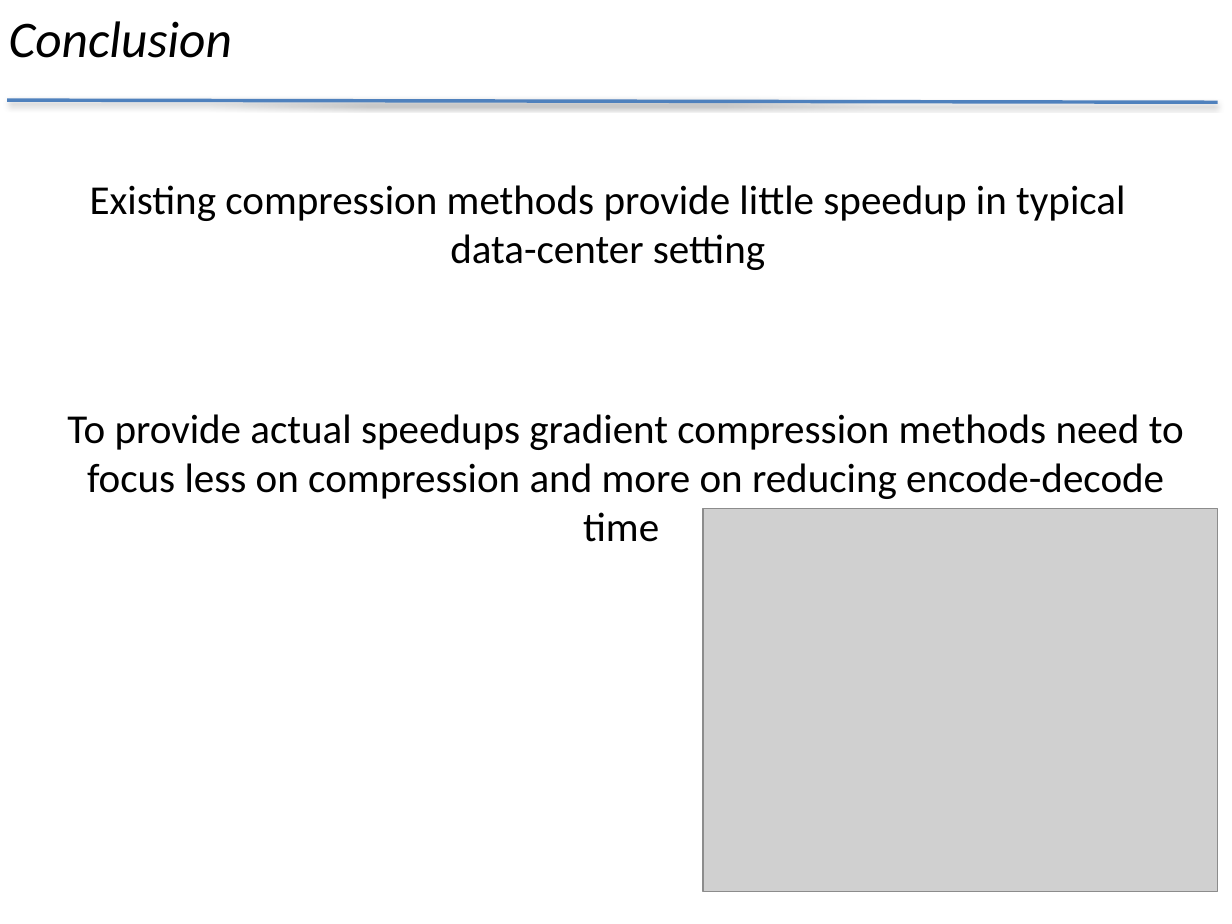
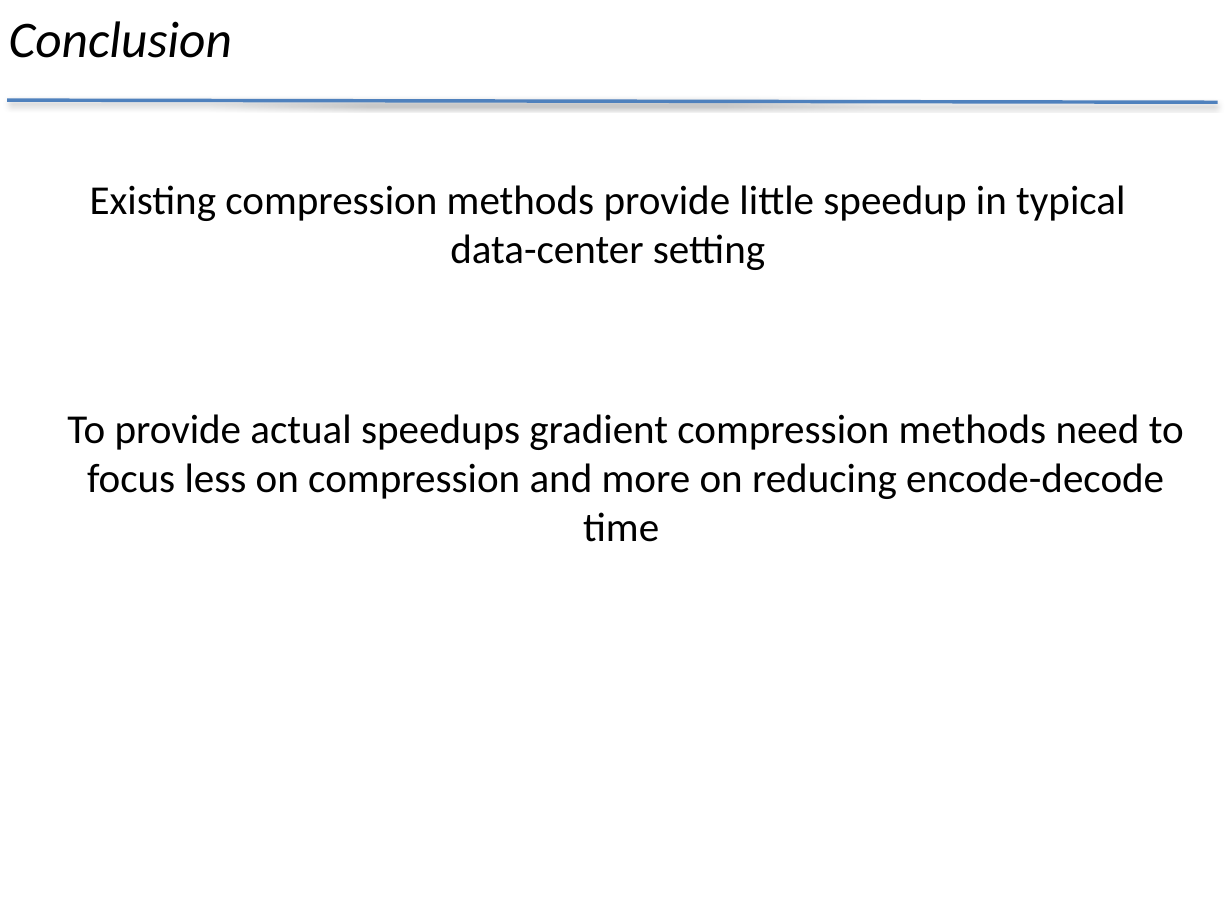
Before and after one commit to CSResearchSymposium/csresearchsymposium.github.io, a slide deck: slide 16 of data/submissions/slides/Saurabh Agarwal.pptx (slide 14 before the commit). Drawn at 1232x924 pixels with LibreOffice and Linux fonts; fonts in the diff are those of the drawing; grey boxes stand for pictures. Boxes give left, top, right and bottom in pixels: in the first picture for what was removed or moved away, otherwise in the second. Text is boxed around its words. In the diff, an @@ line names an element or a change of style, - is before the commit and + after.

```diff
--- a/data/submissions/slides/Saurabh Agarwal.pptx
+++ b/data/submissions/slides/Saurabh Agarwal.pptx
@@ picture removed at box(703, 509, 1218, 892) @@
```
Also in this commit, not shown: 4 other slides changed, 3 slides added, 1 slide removed.
